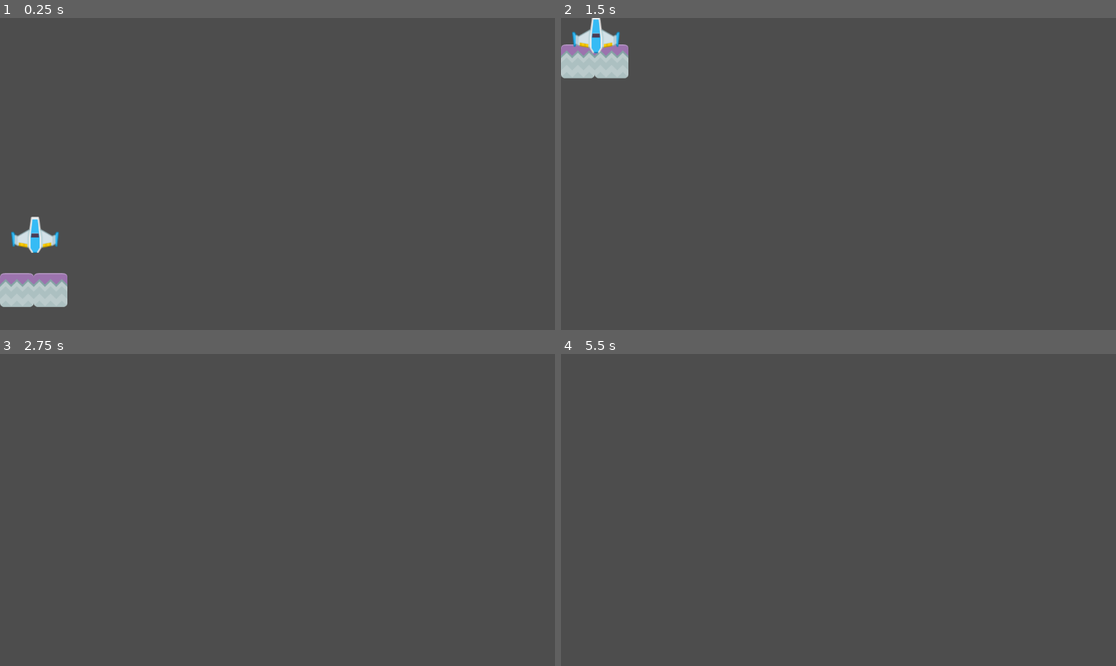
Above: before the commit, frames 1-4 (two rows, left to right).
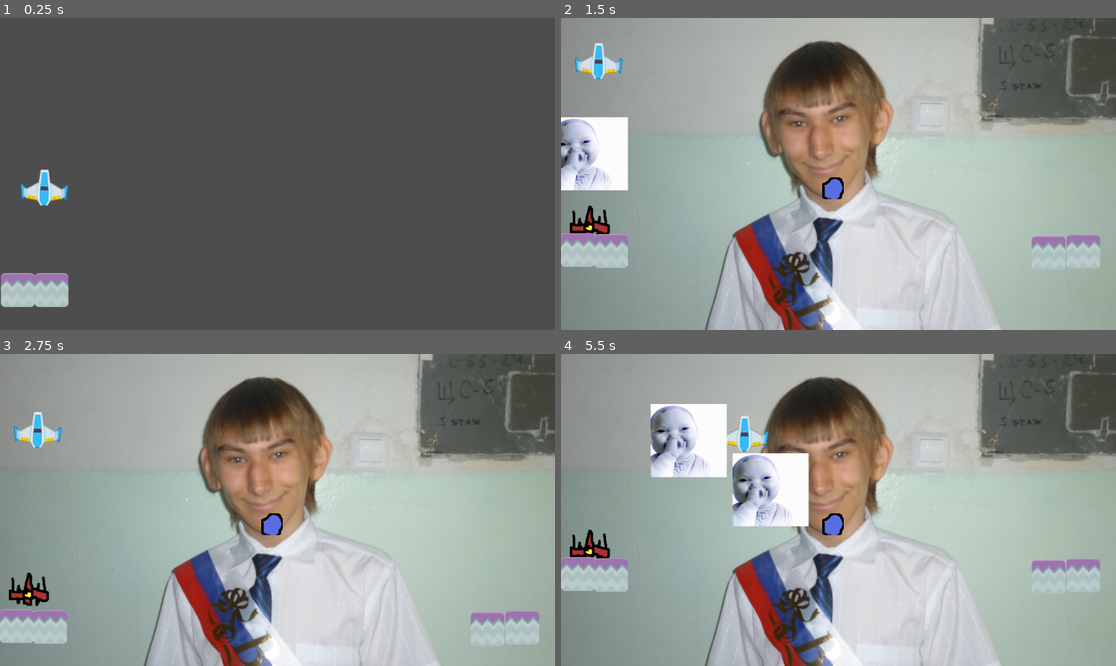
Above: after the commit, the same moments.

Repository: raflishaista/gamedev-tutorial2
Game: Godot game, scene res://scenes/MainLevel.tscn
The game is run twice, just before and just after one commit, with the same random seed, the same clock (stepped at 60 frames per second) and the same inputs.
Inputs:
- Up to frame 1 (0.25 s): no input
- Up to frame 2 (1.5 s): hold Up (move_up) from 0.53 s (still down)
- Up to frame 3 (2.75 s): release Up (move_up) at 2.03 s; hold Left (move_left) from 2.03 s (still down)
- Up to frame 4 (5.5 s): release Left (move_left) at 3.53 s; hold Down (move_down) 3.53-4.28 s; hold Right (move_right) 4.28-5.03 s; hold Up (move_up) from 5.03 s (still down)

The runs differ from the first frame. In frame 1, 1.1% of the frame differs, in the area x 0-13%, y 48-93%; in frame 2, 92%; in frame 3, 92%; in frame 4, 92%, in the area x 0-100%, y 0-100%.

Commit message:
finish lab2

Diff:
--- a/scenes/BlueShip.tscn
+++ b/scenes/BlueShip.tscn
@@ -1,14 +1,18 @@
-[gd_scene load_steps=3 format=3 uid="uid://datfp8kxjrjg"]
+[gd_scene format=3 uid="uid://datfp8kxjrjg"]
 
 [ext_resource type="Texture2D" uid="uid://dgrrg14sgp4f4" path="res://assets/playerShip1_blue.png" id="1"]
+[ext_resource type="Script" uid="uid://buha0qve47owk" path="res://scenes/blue_ship.gd" id="1_rpfd1"]
 
 [sub_resource type="RectangleShape2D" id="1"]
 size = Vector2(100.011, 77.4256)
 
-[node name="BlueShip" type="RigidBody2D"]
+[node name="BlueShip" type="RigidBody2D" unique_id=806490430]
+script = ExtResource("1_rpfd1")
 
-[node name="Sprite2D" type="Sprite2D" parent="."]
+[node name="Sprite2D" type="Sprite2D" parent="." unique_id=1687262145]
 texture = ExtResource("1")
 
-[node name="CollisionShape2D" type="CollisionShape2D" parent="."]
+[node name="CollisionShape2D" type="CollisionShape2D" parent="." unique_id=1517620776]
 shape = SubResource("1")
+
+[node name="VisibleOnScreenNotifier2D" type="VisibleOnScreenNotifier2D" parent="." unique_id=867402002]
--- /dev/null
+++ b/scenes/Level2.tscn
@@ -0,0 +1,122 @@
+[gd_scene format=3 uid="uid://bubbyvfgdow4i"]
+
+[ext_resource type="Script" uid="uid://bsuv2svmaqypq" path="res://scenes/PlatformBlue.gd" id="1_sp0w3"]
+[ext_resource type="Script" uid="uid://bnp58ca0benvd" path="res://scenes/background.gd" id="2_0jmjk"]
+[ext_resource type="PackedScene" uid="uid://t6gbgn5xsgiv" path="res://scenes/PlatformBaru.tscn" id="2_4p0dt"]
+[ext_resource type="PackedScene" uid="uid://y5a4e3ajuy2r" path="res://scenes/StonePlatform.tscn" id="2_qe5b6"]
+[ext_resource type="PackedScene" uid="uid://datfp8kxjrjg" path="res://scenes/BlueShip.tscn" id="3_4p0dt"]
+[ext_resource type="Script" uid="uid://x2rdmjyr1ttw" path="res://scenes/ObjectiveArea.gd" id="4_qwp14"]
+[ext_resource type="Script" uid="uid://dsamfoc5k4wk2" path="res://scenes/platform_baru.gd" id="5_4p0dt"]
+[ext_resource type="PackedScene" uid="uid://c2fth2txgmvvk" path="res://scenes/NewShip.tscn" id="7_qwp14"]
+[ext_resource type="Texture2D" uid="uid://bq2e2we7ixkdu" path="res://assets/nft.png" id="8_0jmjk"]
+[ext_resource type="Texture2D" uid="uid://ywno18n3cd2" path="res://assets/asepritecircle.png" id="10_v8268"]
+
+[sub_resource type="RectangleShape2D" id="RectangleShape2D_0jmjk"]
+size = Vector2(1152, 31)
+
+[sub_resource type="RectangleShape2D" id="1"]
+size = Vector2(138.75, 79)
+
+[sub_resource type="CircleShape2D" id="CircleShape2D_rcugv"]
+radius = 32.649654
+
+[node name="MainLevel" type="Node" unique_id=832108525]
+
+[node name="Background" type="Sprite2D" parent="." unique_id=874683390]
+light_mask = 8
+visibility_layer = 8
+position = Vector2(568.00006, 343)
+scale = Vector2(0.60839444, 0.60575783)
+texture = ExtResource("8_0jmjk")
+script = ExtResource("2_0jmjk")
+
+[node name="KillZone2" type="Area2D" parent="." unique_id=1126308352]
+position = Vector2(41.00006, 291)
+scale = Vector2(1.0424391, 0.60575783)
+
+[node name="CollisionShape2D" type="CollisionShape2D" parent="KillZone2" unique_id=1561118504]
+position = Vector2(501, 618.5)
+shape = SubResource("RectangleShape2D_0jmjk")
+
+[node name="KillZone3" type="Area2D" parent="." unique_id=335231370]
+position = Vector2(52, -397)
+scale = Vector2(1.0424391, 0.60575783)
+
+[node name="CollisionShape2D" type="CollisionShape2D" parent="KillZone3" unique_id=948321385]
+position = Vector2(501, 618.5)
+shape = SubResource("RectangleShape2D_0jmjk")
+
+[node name="KillZone4" type="Area2D" parent="." unique_id=1130316948]
+position = Vector2(893, 859)
+rotation = -1.577425
+scale = Vector2(1.0424391, 0.60575783)
+
+[node name="CollisionShape2D" type="CollisionShape2D" parent="KillZone4" unique_id=1924990494]
+position = Vector2(501, 618.5)
+shape = SubResource("RectangleShape2D_0jmjk")
+
+[node name="KillZone5" type="Area2D" parent="." unique_id=1462433779]
+position = Vector2(-653, 873)
+rotation = -1.577425
+scale = Vector2(1.0424391, 0.60575783)
+
+[node name="CollisionShape2D" type="CollisionShape2D" parent="KillZone5" unique_id=1801936118]
+position = Vector2(501, 618.5)
+shape = SubResource("RectangleShape2D_0jmjk")
+
+[node name="PlatformBlue" type="Node2D" parent="." unique_id=1028510209]
+position = Vector2(35, 565)
+script = ExtResource("1_sp0w3")
+
+[node name="StonePlatform" parent="PlatformBlue" unique_id=964098601 instance=ExtResource("2_qe5b6")]
+
+[node name="StonePlatform3" parent="PlatformBlue" unique_id=1205655321 instance=ExtResource("2_qe5b6")]
+position = Vector2(977, 6)
+
+[node name="StonePlatform4" parent="PlatformBlue" unique_id=2049777055 instance=ExtResource("2_qe5b6")]
+position = Vector2(1049, 3)
+
+[node name="StonePlatform2" parent="PlatformBlue" unique_id=1594265889 instance=ExtResource("2_qe5b6")]
+position = Vector2(69, 2)
+
+[node name="BlueShip" parent="." unique_id=150247224 instance=ExtResource("3_4p0dt")]
+position = Vector2(78, 76.99997)
+rotation = 0.02213025
+mass = 60.414
+lock_rotation = true
+
+[node name="NewShip" parent="." unique_id=910160837 instance=ExtResource("7_qwp14")]
+position = Vector2(62, 476)
+
+[node name="ObjectiveArea" type="Area2D" parent="." unique_id=779178061]
+scale = Vector2(1.0612245, 1.3103449)
+script = ExtResource("4_qwp14")
+
+[node name="CollisionShape2D" type="CollisionShape2D" parent="ObjectiveArea" unique_id=670694693]
+position = Vector2(1015.8078, 44.263157)
+shape = SubResource("1")
+
+[node name="PlatformBayi" type="Node2D" parent="." unique_id=986312552]
+script = ExtResource("5_4p0dt")
+
+[node name="PlatformBaby2" parent="PlatformBayi" unique_id=1124951068 instance=ExtResource("2_4p0dt")]
+position = Vector2(60, 282)
+
+[node name="PlatformBaby" parent="PlatformBayi" unique_id=609034218 instance=ExtResource("2_4p0dt")]
+position = Vector2(-110, 180)
+
+[node name="Obstacle" type="StaticBody2D" parent="." unique_id=455887565]
+
+[node name="CollisionShape2D" type="CollisionShape2D" parent="Obstacle" unique_id=1165873415]
+position = Vector2(574, 348)
+shape = SubResource("CircleShape2D_rcugv")
+
+[node name="Sprite2D" type="Sprite2D" parent="Obstacle" unique_id=889068998]
+position = Vector2(565, 354)
+texture = ExtResource("10_v8268")
+
+[connection signal="body_entered" from="KillZone2" to="Background" method="_on_kill_zone_2_body_entered"]
+[connection signal="body_entered" from="KillZone3" to="Background" method="_on_kill_zone_2_body_entered"]
+[connection signal="body_entered" from="KillZone4" to="Background" method="_on_kill_zone_2_body_entered"]
+[connection signal="body_entered" from="KillZone5" to="Background" method="_on_kill_zone_2_body_entered"]
+[connection signal="body_entered" from="ObjectiveArea" to="ObjectiveArea" method="_on_ObjectiveArea_body_entered"]
--- a/scenes/MainLevel.tscn
+++ b/scenes/MainLevel.tscn
@@ -5,13 +5,16 @@
 [ext_resource type="Script" uid="uid://bsuv2svmaqypq" path="res://scenes/PlatformBlue.gd" id="3"]
 [ext_resource type="Script" uid="uid://x2rdmjyr1ttw" path="res://scenes/ObjectiveArea.gd" id="4"]
 
+[sub_resource type="RectangleShape2D" id="RectangleShape2D_jsrw5"]
+size = Vector2(1152, 31)
+
 [sub_resource type="RectangleShape2D" id="1"]
 size = Vector2(138.75, 79)
 
 [node name="MainLevel" type="Node" unique_id=832108525]
 
 [node name="PlatformBlue" type="Node2D" parent="." unique_id=1028510209]
-position = Vector2(35, 565)
+position = Vector2(37, 565)
 script = ExtResource("3")
 
 [node name="StonePlatform" parent="PlatformBlue" unique_id=964098601 instance=ExtResource("1")]
@@ -20,14 +23,32 @@
 position = Vector2(70, 0)
 
 [node name="BlueShip" parent="." unique_id=150247224 instance=ExtResource("2")]
-position = Vector2(72.7009, 421.901)
+position = Vector2(92, 324)
+rotation = 0.02213025
+mass = 60.414
 lock_rotation = true
+
+[node name="KillZone" type="Area2D" parent="." unique_id=1785743131]
+position = Vector2(78, 47)
+
+[node name="CollisionShape2D" type="CollisionShape2D" parent="KillZone" unique_id=131971097]
+position = Vector2(501, 618.5)
+shape = SubResource("RectangleShape2D_jsrw5")
+
+[node name="KillZone2" type="Area2D" parent="." unique_id=1449468752]
+position = Vector2(72, -638)
+
+[node name="CollisionShape2D" type="CollisionShape2D" parent="KillZone2" unique_id=140924562]
+position = Vector2(501, 618.5)
+shape = SubResource("RectangleShape2D_jsrw5")
 
 [node name="ObjectiveArea" type="Area2D" parent="." unique_id=779178061]
 script = ExtResource("4")
 
 [node name="CollisionShape2D" type="CollisionShape2D" parent="ObjectiveArea" unique_id=670694693]
-position = Vector2(70.625, 40)
+position = Vector2(78, 47)
 shape = SubResource("1")
 
+[connection signal="body_entered" from="KillZone" to="PlatformBlue" method="_on_kill_zone_body_entered"]
+[connection signal="body_entered" from="KillZone2" to="PlatformBlue" method="_on_kill_zone_body_entered"]
 [connection signal="body_entered" from="ObjectiveArea" to="ObjectiveArea" method="_on_ObjectiveArea_body_entered"]
--- /dev/null
+++ b/scenes/NewShip.tscn
@@ -0,0 +1,17 @@
+[gd_scene format=3 uid="uid://c2fth2txgmvvk"]
+
+[ext_resource type="Texture2D" uid="uid://6th8sgc7iqgu" path="res://assets/pesawat aseprite.png" id="1_wrxsj"]
+[ext_resource type="Script" uid="uid://tbvklondonj5" path="res://scenes/sprite_2d.gd" id="2_583vt"]
+
+[sub_resource type="RectangleShape2D" id="RectangleShape2D_583vt"]
+size = Vector2(102, 79)
+
+[node name="NewShip" type="RigidBody2D" unique_id=910160837]
+
+[node name="CollisionShape2D" type="CollisionShape2D" parent="." unique_id=1032212578]
+position = Vector2(-4, 4.5)
+shape = SubResource("RectangleShape2D_583vt")
+
+[node name="Sprite2D" type="Sprite2D" parent="." unique_id=1441630329]
+texture = ExtResource("1_wrxsj")
+script = ExtResource("2_583vt")
--- a/scenes/ObjectiveArea.gd
+++ b/scenes/ObjectiveArea.gd
@@ -1,5 +1,8 @@
 extends Area2D
 
 func _on_ObjectiveArea_body_entered(body: RigidBody2D):
-	if (body.name == "BlueShip"):
+	if (body.name == "BlueShip" or "NewShip"):
 		print("Reached objective!")
+		print("You cleared the level!")
+		print("Going to the next level.")
+		get_tree().change_scene_to_file("res://scenes/Level2.tscn")
--- /dev/null
+++ b/scenes/PlatformBaru.tscn
@@ -0,0 +1,16 @@
+[gd_scene format=3 uid="uid://t6gbgn5xsgiv"]
+
+[ext_resource type="Texture2D" uid="uid://62ff6fpekko7" path="res://assets/baby.png" id="1_u523j"]
+
+[sub_resource type="RectangleShape2D" id="RectangleShape2D_ahwie"]
+size = Vector2(148.5, 150)
+
+[node name="PlatformBaby" type="StaticBody2D" unique_id=609034218]
+
+[node name="CollisionShape2D" type="CollisionShape2D" parent="." unique_id=1322675862]
+position = Vector2(-6.75, -2)
+shape = SubResource("RectangleShape2D_ahwie")
+
+[node name="Sprite2D" type="Sprite2D" parent="." unique_id=1293794573]
+scale = Vector2(0.22083183, 0.21266998)
+texture = ExtResource("1_u523j")
--- a/scenes/PlatformBlue.gd
+++ b/scenes/PlatformBlue.gd
@@ -13,3 +13,8 @@
 
 	if Input.is_action_pressed("move_down"):
 		move_local_y(speed * delta, false)
+
+func _on_kill_zone_body_entered(body: Node2D) -> void:
+	if body.name == "BlueShip" or "NewShip":
+		print("Pesawat keluar. Level Direset")
+		get_tree().reload_current_scene() # Replace with function body.
--- /dev/null
+++ b/scenes/background.gd
@@ -0,0 +1,19 @@
+extends Sprite2D
+
+
+# Called when the node enters the scene tree for the first time.
+func _ready() -> void:
+	z_index=-1
+	pass # Replace with function body.
+
+
+# Called every frame. 'delta' is the elapsed time since the previous frame.
+func _process(delta: float) -> void:
+	z_index=-1
+	pass
+
+
+func _on_kill_zone_2_body_entered(body: Node2D) -> void:
+	if body.name == "BlueShip" or "NewShip":
+		print("Pesawat keluar. Level Direset")
+		get_tree().reload_current_scene() # Replace with function body.
--- /dev/null
+++ b/scenes/blue_ship.gd
@@ -0,0 +1,10 @@
+extends RigidBody2D
+
+
+# Called when the node enters the scene tree for the first time.
+func _ready() -> void:
+	pass
+
+# Called every frame. 'delta' is the elapsed time since the previous frame.
+func _process(delta: float) -> void:
+	pass
--- /dev/null
+++ b/scenes/new_ship.gd
@@ -0,0 +1,10 @@
+extends RigidBody2D
+
+
+# Called when the node enters the scene tree for the first time.
+func _ready() -> void:
+	pass
+
+# Called every frame. 'delta' is the elapsed time since the previous frame.
+func _process(delta: float) -> void:
+	pass
--- /dev/null
+++ b/scenes/platform_baru.gd
@@ -0,0 +1,15 @@
+extends Node2D
+
+@export var speed = 500.0
+
+# Called when the node enters the scene tree for the first time.
+func _ready():
+	print("New platform initialized")
+
+# Called every frame. 'delta' is the elapsed time since the previous frame.
+func _process(delta):
+	if Input.is_action_pressed("move_left"):
+		move_local_x(-speed * delta, false)
+
+	if Input.is_action_pressed("move_right"):
+		move_local_x(speed * delta, false)
--- /dev/null
+++ b/scenes/sprite_2d.gd
@@ -0,0 +1,13 @@
+extends Sprite2D
+
+
+# Called when the node enters the scene tree for the first time.
+func _ready() -> void:
+	z_index=-1
+	pass # Replace with function body.
+
+
+# Called every frame. 'delta' is the elapsed time since the previous frame.
+func _process(delta: float) -> void:
+	z_index=-1
+	pass
Binary file added: assets/asepritecircle.png
Not shown, added: assets/asepritecircle.png.import
Binary file added: assets/baby.png
Not shown, added: assets/baby.png.import
Binary file added: assets/c00.jpg
Not shown, added: assets/c00.jpg.import
Binary file added: assets/nft.png
Not shown, added: assets/nft.png.import
Binary file added: assets/pesawat aseprite.png
Not shown, added: assets/pesawat aseprite.png.import
Not shown, added: scenes/background.gd.uid
Not shown, added: scenes/blue_ship.gd.uid
(and 4 more such lines)
